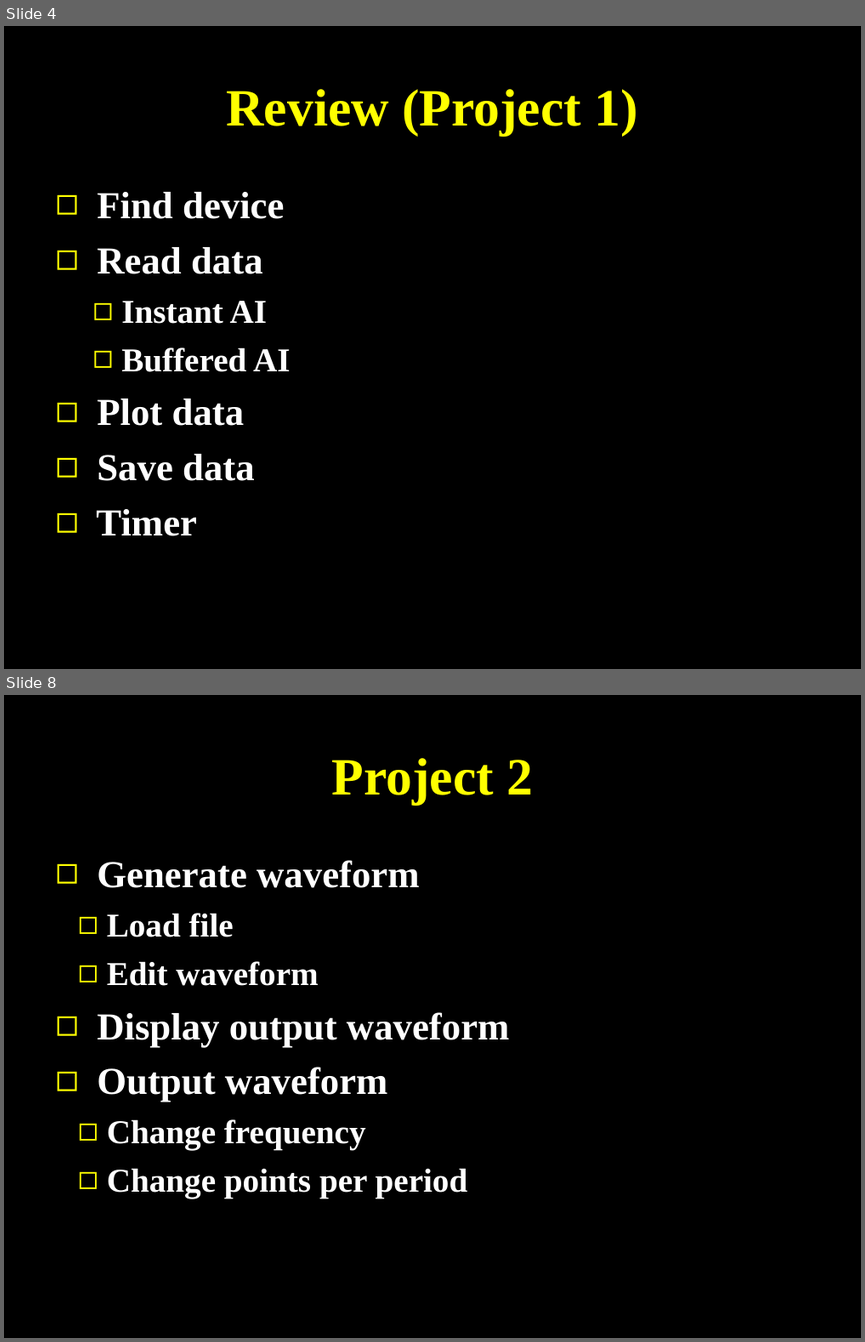
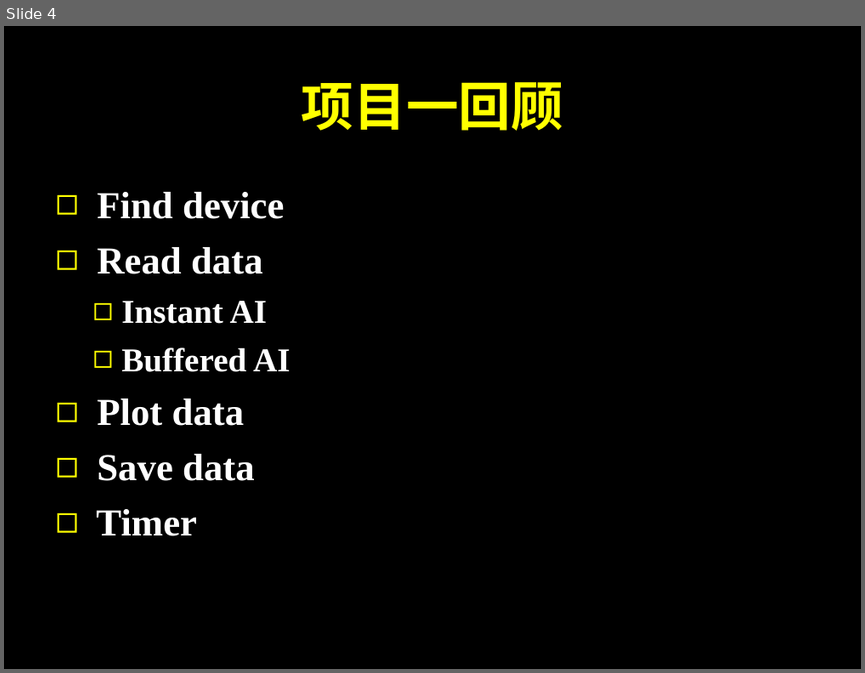
Before and after one commit to SJTUCourse/BI450, a slide deck: Lectures/2017 Fall/Lecture 2/Lecture 2.ppt. Shown one above the other, each under a label of ours: slides 4 and 8 before the commit, slide 4 after it; the slides between them are not shown. The pictures are 865x1342 and 865x673 pixels, drawn with LibreOffice and Linux fonts; fonts in the diff are those of the drawing. Boxes give left, top, right and bottom in pixels: in the first picture for what was removed or moved away, otherwise in the second. Text is boxed around its words. In the diff, an @@ line names an element or a change of style, - is before the commit and + after.

```diff
--- a/Lectures/2017 Fall/Lecture 2/Lecture 2.ppt
+++ b/Lectures/2017 Fall/Lecture 2/Lecture 2.ppt
@@ slide 8 removed at box(4, 695, 861, 1338), background #000000 @@
@@ title removed at box(332, 758, 533, 805) @@
-Project 2
@@ text removed at box(97, 860, 510, 1198) @@
-◻ Generate waveform
-  ◻ Load file
-  ◻ Edit waveform
-◻ Display output waveform
-◻ Output waveform
-  ◻ Change frequency
-  ◻ Change points per period
@@ slide 4 changed as well @@
@@ title at box(302, 82, 563, 131): text changed @@
-Review (Project 1)
+项目一回顾
```
Also in this commit, not shown: 2 other slides changed, 5 slides added, 7 other slides removed, 2 other files.
